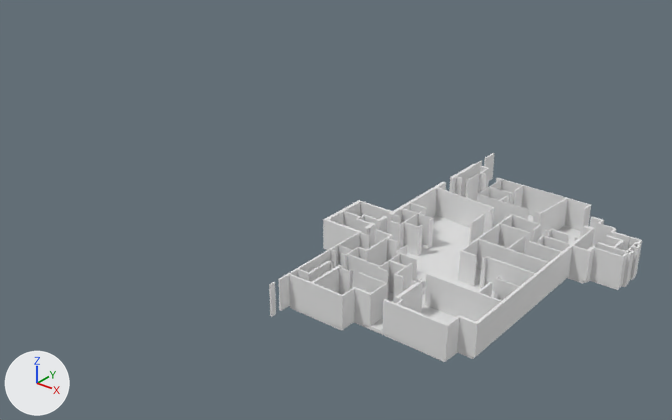
A saved change to the glTF model public/models/B1F1.glb.
Before and after are seen from a 50 mm camera at (11.1, 8.56, 5.67) aimed at (3.4, 18.18, -0.3). Every picture has the same lights, and +X, +Y and +Z are marked at lower left. Vertices at the same position are counted once.

The first picture shows 'floor.001', 'walls.001'.
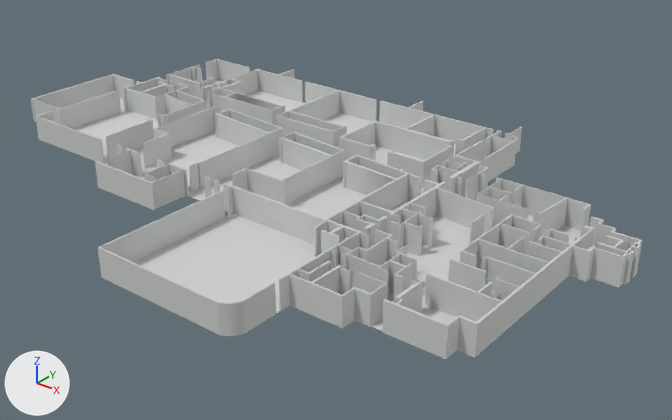
Edits to the bpy script that builds the scene:
```text
Add mat_material_002:
    mat_material_002 = principled_material('Material.002')
    mat_material_002.base_color = (0.616, 0.635, 0.611)  # light grey #ced1cd
Add mat_material:
    mat_material = principled_material('Material')
    mat_material.base_color = (0.663, 0.663, 0.663)  # light grey #d5d5d5
    mat_material.roughness = 0.703
Change me_cube_013:
    used by ob_walls_001; location = (-0.87, 19.42, 0.0); rotation_euler = (3.142, 0.0, 0.0), in degrees (180, 0, 0); scale = (-0.0244, -0.0531, -1.0)
    remove me_cube_013.from_pydata(...)  # 1340 vertices, 2652 faces; spans x -353.6..-214.0, y -81.5..11.0, z 0.0..0.4
    add me_cube_013.from_pydata(...)  # 2856 vertices, 5652 faces; spans x -353.6..67.1, y -93.4..34.9, z 0.0..0.4
    me_cube_013 part 1: a new loose piece, a box spanning x -307.83..-288.05, y -48.62..-48.22, z 0.0..0.41, in mat_material_002 (light grey #ced1cd)
    me_cube_013 part 2: a new loose piece, a box spanning x -130.24..-126.19, y -50.86..-50.42, z 0.0..0.41, in mat_material_002 (light grey #ced1cd)
    me_cube_013 part 3: a new loose piece, a box spanning x -92.0..-85.02, y -50.8..-50.36, z 0.0..0.41, in mat_material_002 (light grey #ced1cd)
    me_cube_013 part 4: a new loose piece, a box spanning x -53.52..-49.04, y -50.8..-50.36, z 0.0..0.41, in mat_material_002 (light grey #ced1cd)
    me_cube_013 part 5: 191 vertices moved from x -314.8..-214.0, y -81.5..1.1, z 0.0..0.4 to x -314.5..-214.8, y -89.3..3.1, z 0.0..0.4; 17 vertices removed from x -237.9..-214.0, y -50.8..11.0, z 0.0..0.4; 1501 vertices added at x -238.2..67.1, y -93.4..34.9, z 0.0..0.4
    me_cube_013 part 6: 2567 faces spanning x -353.6..-214.8, y -89.3..6.4, z 0.0..0.4 switch from no material to mat_material_002 (light grey #ced1cd)
Add me_plane_002:
    me_plane_002.from_pydata(...)  # 129 vertices, 198 faces; spans x -1.79..8.45, y -5.37..1.0, z 0.0
    me_plane_002.materials.append(mat_material)  # light grey #d5d5d5
Remove ob_floor_001:
    ob_floor_001 = bpy.data.objects.new('floor.001', me_plane_001)
    ob_floor_001.location = (5.76, 18.14, 0.0)
Add ob_floor:
    ob_floor = bpy.data.objects.new('FLOOR', me_plane_002)
    ob_floor.location = (-0.69, 19.84, 0.0)
```

Boxes [x1, y1, x2, y2] around the edits, measured in the pictures (672 x 420 px):
'walls.001', reshaped (64% wider, 45% taller)
    before: [269, 153, 642, 359]
    after: [31, 59, 642, 359]
'FLOOR', added
    after: [73, 80, 581, 331]
'floor.001', deleted
    before: [290, 196, 635, 362]
part 1 of me_cube_013, added
    after: [448, 259, 487, 292]
part 2 of me_cube_013, added
    after: [204, 176, 211, 198]
part 3 of me_cube_013, added
    after: [156, 159, 165, 168]
part 4 of me_cube_013, added
    after: [117, 145, 123, 154]
part 5 of me_cube_013, built on
    before: [269, 153, 591, 317]
    after: [31, 59, 591, 336]
part 6 of me_cube_013, recoloured
    both: [279, 158, 642, 359]
